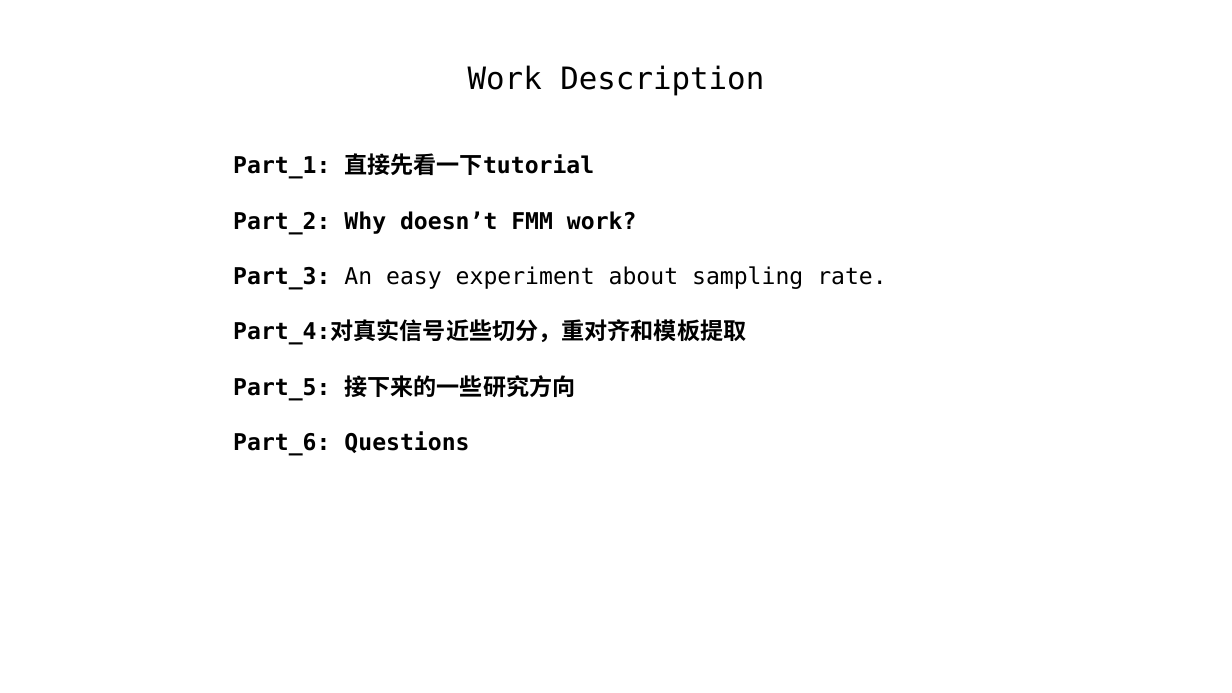
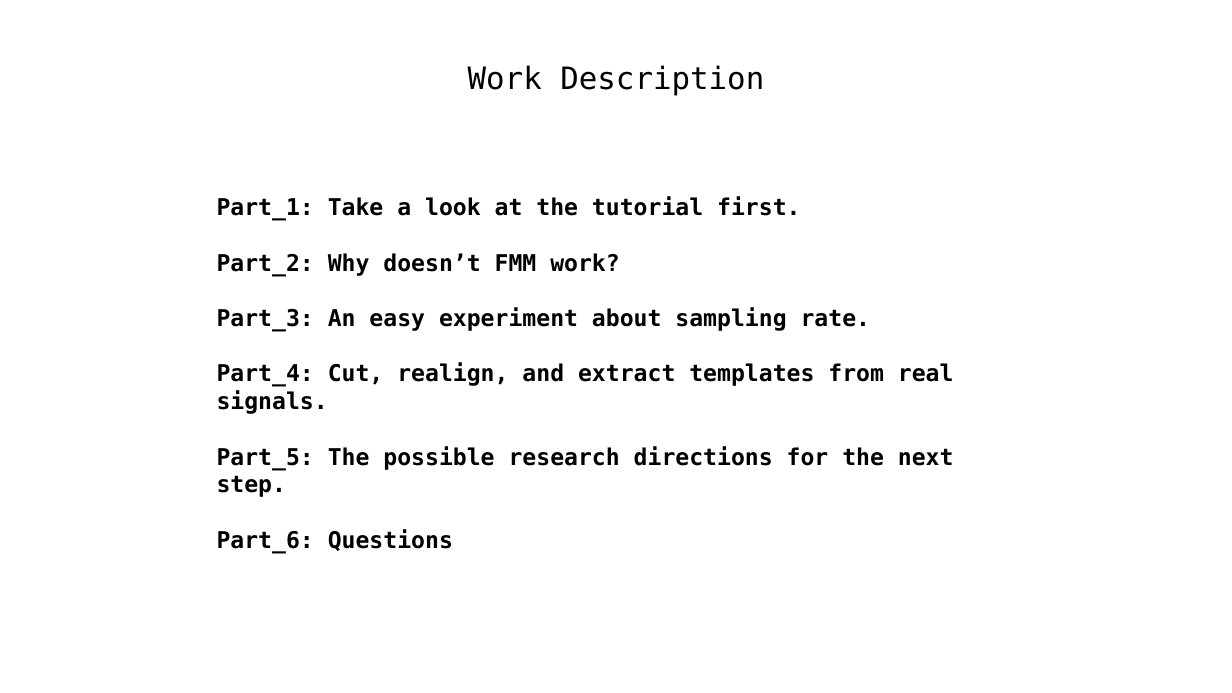
Before and after one commit to A-Big-Tortoise/Presentation, a slide deck: slide 2 of Presentation_1212_JiayuChen.pptx. Drawn at 1232x693 pixels with LibreOffice and Linux fonts; fonts in the diff are those of the drawing. Boxes give left, top, right and bottom in pixels: in the first picture for what was removed or moved away, otherwise in the second. Text is boxed around its words. In the diff, an @@ line names an element or a change of style, - is before the commit and + after.

Commit message:
Add Draft

```diff
--- a/Presentation_1212_JiayuChen.pptx
+++ b/Presentation_1212_JiayuChen.pptx
@@ text "Part_1: Take a look at ...": place and size @@
-text "Part_1: Take a look at ..." at [233, 153, 887, 456]
+text "Part_1: Take a look at ..." at [217, 196, 954, 497]
@@ text at [217, 196, 800, 221]: text changed @@
-Part_1: 直接先看一下tutorial
+Part_1: Take a look at the tutorial first.
@@ text at [217, 307, 871, 332]: bold on in "An easy experiment about sampling rate." @@
@@ text at [217, 362, 954, 497]: text changed @@
-Part_4:对真实信号近些切分，重对齐和模板提取
-Part_5: 接下来的一些研究方向
+Part_4: Cut, realign, and extract templates from real signals.
+Part_5: The possible research directions for the next step.
```
Also in this commit, not shown: 11 slides added, 7 slides removed.
